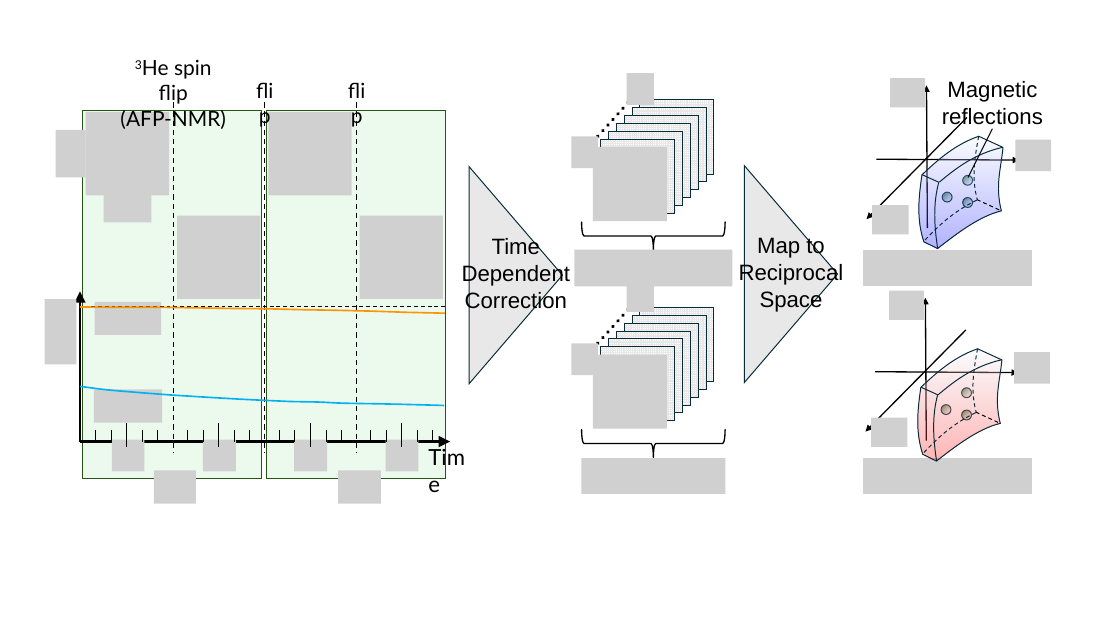
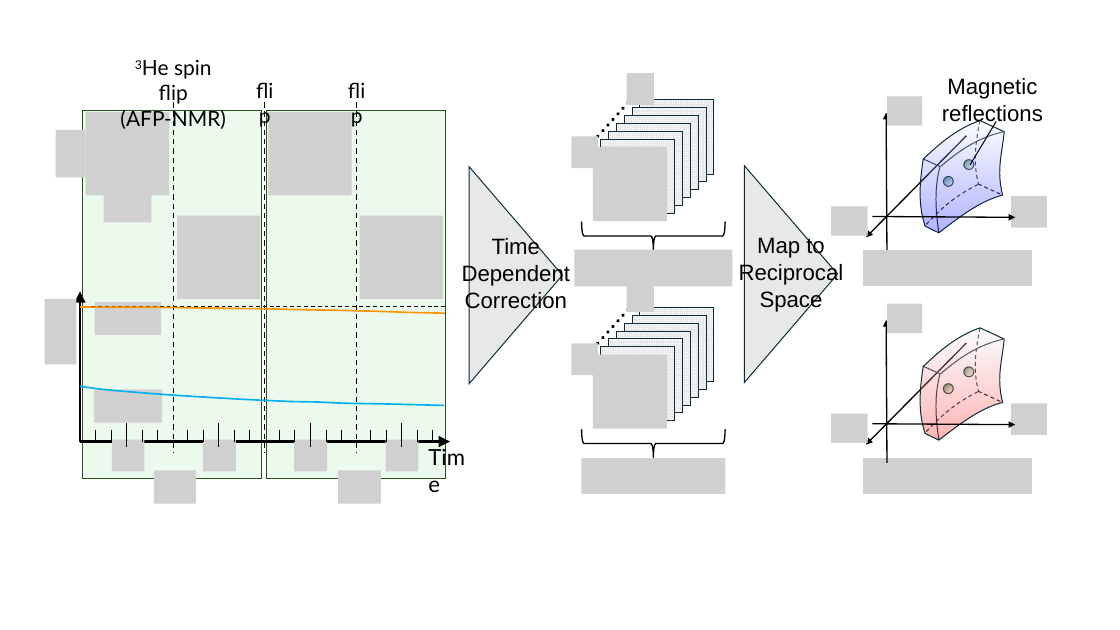
Before and after one commit to 3He-NSF/3HeNSF_2DPSD_paper, a slide deck: slide 16 of figure/figurelist [自動保存済み] [自動保存済み] [自動保存済み].pptx. Drawn at 1120x630 pixels with LibreOffice and Linux fonts; fonts in the diff are those of the drawing; grey boxes stand for pictures. Boxes give left, top, right and bottom in pixels: in the first picture for what was removed or moved away, otherwise in the second. Text is boxed around its words. In the diff, an @@ line names an element or a change of style, - is before the commit and + after.

```diff
--- a/figure/figurelist [自動保存済み] [自動保存済み] [自動保存済み].pptx
+++ b/figure/figurelist [自動保存済み] [自動保存済み] [自動保存済み].pptx
@@ arrow moved from (927, 228) - (927, 85) to (887, 255) - (886, 113) @@
@@ line moved from (968, 177) - (993, 129) to (970, 165) - (996, 121) @@
@@ ellipse: place and size @@
-ellipse at [963,175,973,185]
+ellipse at [943,176,953,186]
@@ ellipse: place and size @@
-ellipse at [963,198,973,207]
+ellipse at [964,159,974,169]
@@ group removed at [871,78,1051,447]: 5 pictures, 2 ellipses @@
@@ 6 freeform shapes, 1 line: place and size @@
-6 freeform shapes, 1 line at [919,136,1003,249]
+6 freeform shapes, 1 line at [920,120,1004,233]
@@ arrow moved from (876, 159) - (1019, 160) to (872, 216) - (1015, 217) @@
@@ arrow moved from (926, 441) - (925, 298) to (887, 463) - (886, 320) @@
@@ 2 arrows, 1 picture: place and size @@
-2 arrows, 1 picture at [866,118,967,432]
+2 arrows, 1 picture at [866,135,966,445]
@@ ellipse: place and size @@
-ellipse at [961,388,971,397]
+ellipse at [964,367,974,377]
@@ freeform shape: place and size @@
-freeform shape at [922,413,976,454]
+freeform shape at [925,392,978,433]
@@ 5 freeform shapes, 1 ellipse, 1 line: place and size @@
-5 freeform shapes, 1 ellipse, 1 line at [918,349,1002,461]
+5 freeform shapes, 1 ellipse, 1 line at [920,328,1004,440]
@@ group added at [831,96,1047,443]: 5 pictures @@
@@ arrow moved from (875, 372) - (1018, 373) to (872, 424) - (1015, 425) @@
```
Also in this commit, not shown: 2 other slides changed, 5 slides added, 1 slide removed, 17 other files.
